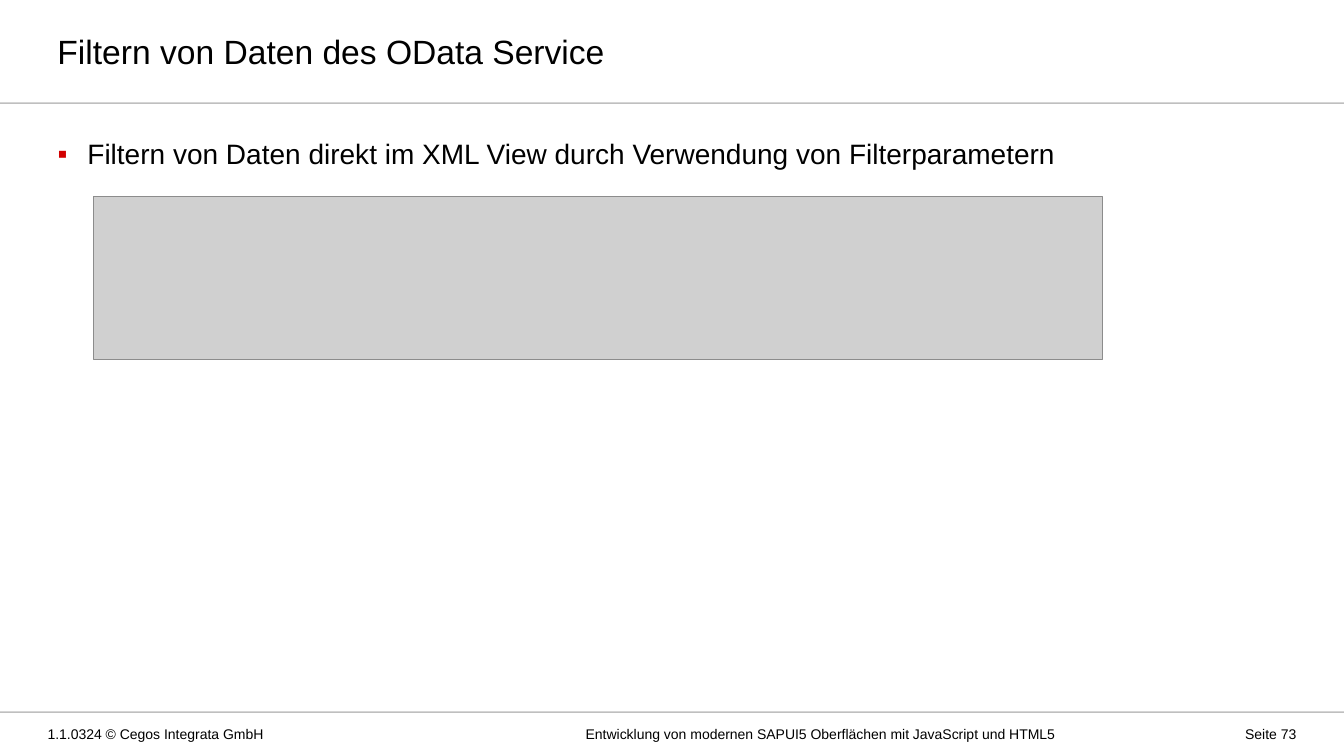
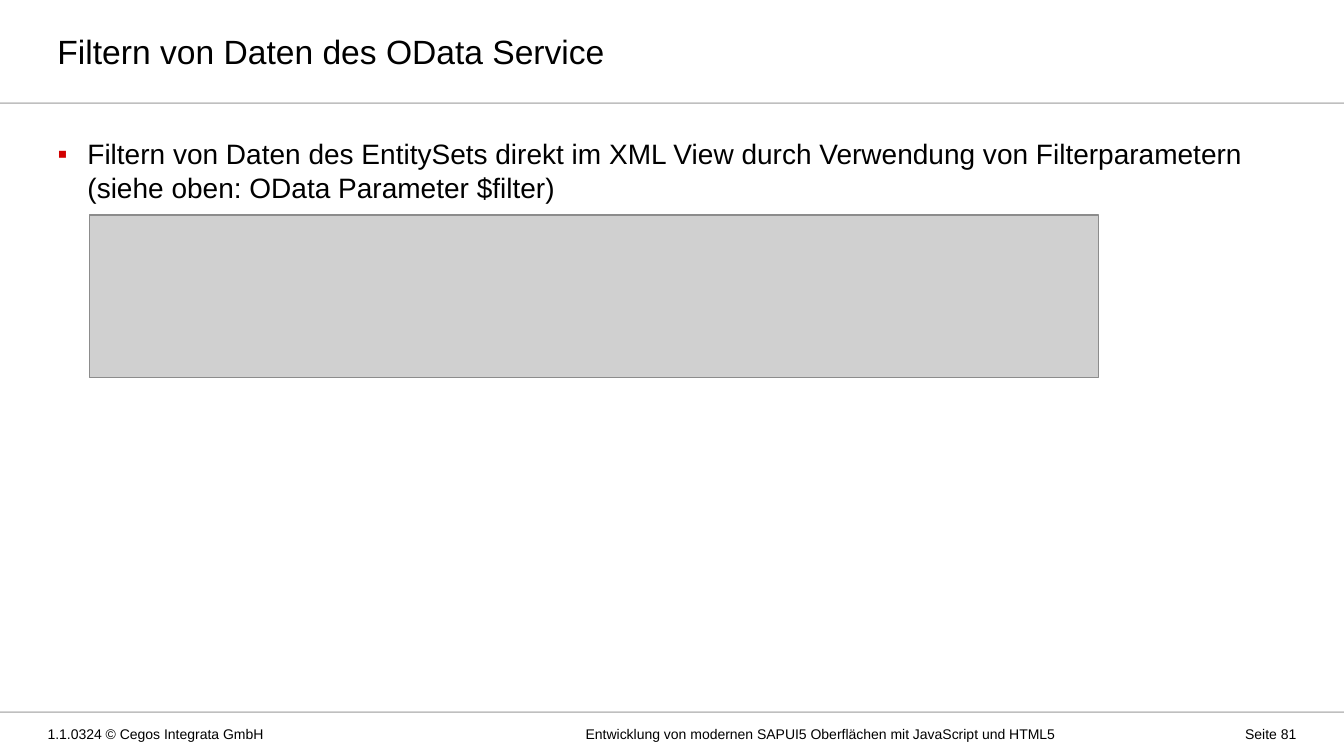
Before and after one commit to MatLange/Schulung-SAPUI5-und-Fiori, a slide deck: slide 81 of Präsentationsfolien/Tag03_SAPUI5-Fiori_DE.pptx (slide 73 before the commit). Drawn at 1344x756 pixels with LibreOffice and Linux fonts; fonts in the diff are those of the drawing; grey boxes stand for pictures; background and template pictures are left out. Boxes give left, top, right and bottom in pixels: in the first picture for what was removed or moved away, otherwise in the second. Text is boxed around its words. In the diff, an @@ line names an element or a change of style, - is before the commit and + after.

```diff
--- a/Präsentationsfolien/Tag03_SAPUI5-Fiori_DE.pptx
+++ b/Präsentationsfolien/Tag03_SAPUI5-Fiori_DE.pptx
@@ text at [87,143,1242,203]: text changed @@
-▪ Filtern von Daten direkt im XML View durch Verwendung von Filterparametern
+▪ Filtern von Daten des EntitySets direkt im XML View durch Verwendung von Filterparametern (siehe oben: OData Parameter $filter)
@@ picture: place and size @@
-picture at [94,197,1103,360]
+picture at [90,215,1099,378]
@@ page number at [1245,729,1297,739]: text changed @@
-Seite 73
+Seite 81
```
Also in this commit, not shown: 15 other slides changed, 8 slides added, 1 other file.
